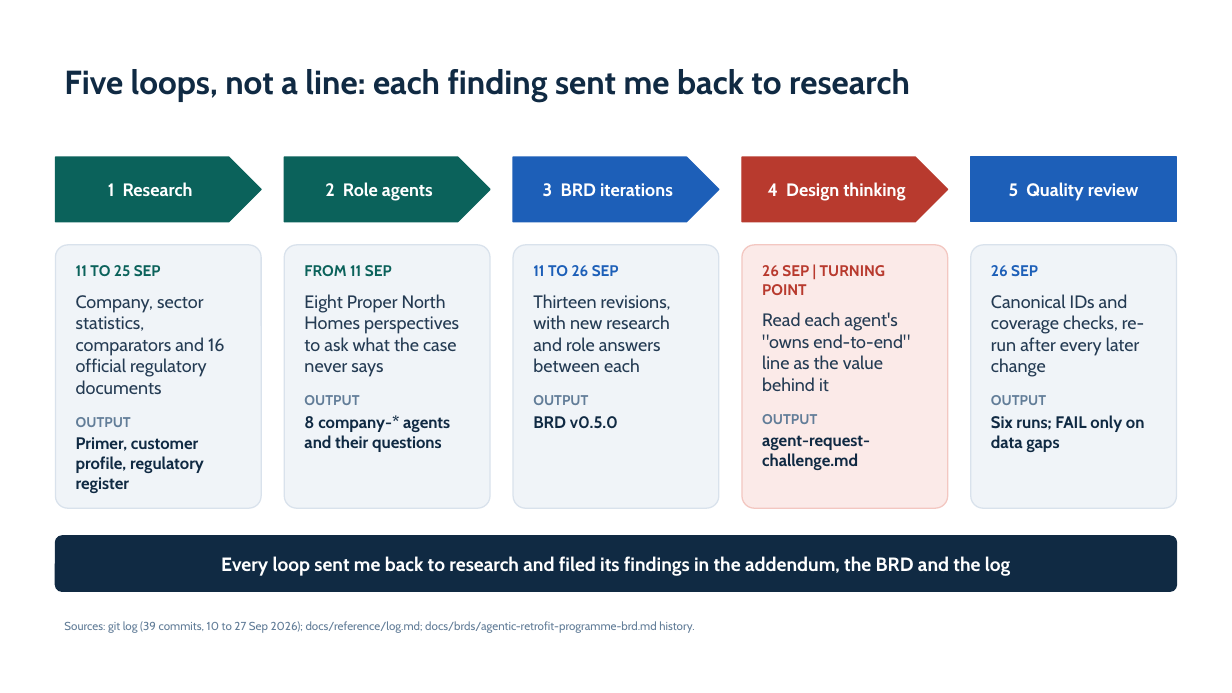
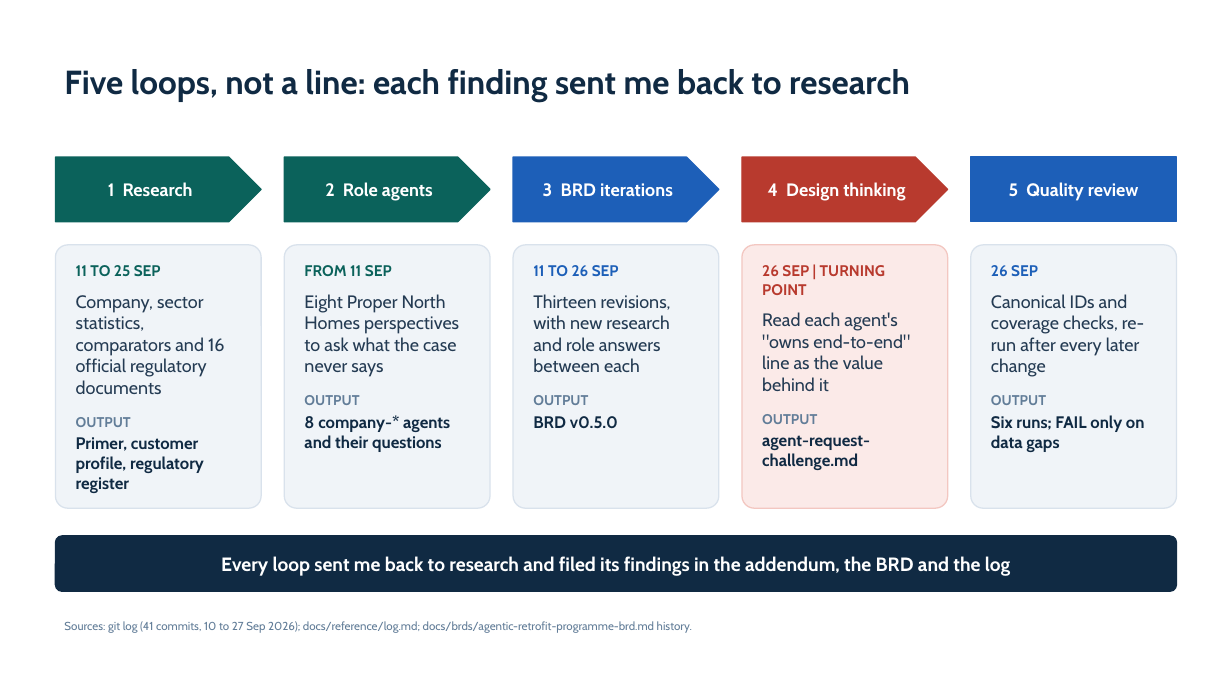
Before and after one commit to jmservera/ama, a slide deck: slide 3 of .copilot-tracking/ppt/2026-09-26/ama-mentor-progress-review/slide-deck/ama-mentor-progress-review.pptx. Drawn at 1232x693 pixels with LibreOffice and Linux fonts; fonts in the diff are those of the drawing. Boxes give left, top, right and bottom in pixels: in the first picture for what was removed or moved away, otherwise in the second. Text is boxed around its words. In the diff, an @@ line names an element or a change of style, - is before the commit and + after.

```diff
--- a/.copilot-tracking/ppt/2026-09-26/ama-mentor-progress-review/slide-deck/ama-mentor-progress-review.pptx
+++ b/.copilot-tracking/ppt/2026-09-26/ama-mentor-progress-review/slide-deck/ama-mentor-progress-review.pptx
@@ text at [64, 621, 692, 633]: text changed @@
-Sources: git log (39 commits, 10 to 27 Sep 2026); docs/reference/log.md; docs/brds/agentic-retrofit-programme-brd.md history.
+Sources: git log (41 commits, 10 to 27 Sep 2026); docs/reference/log.md; docs/brds/agentic-retrofit-programme-brd.md history.
```
Also in this commit, not shown: 2 other slides changed, 13 other files.
